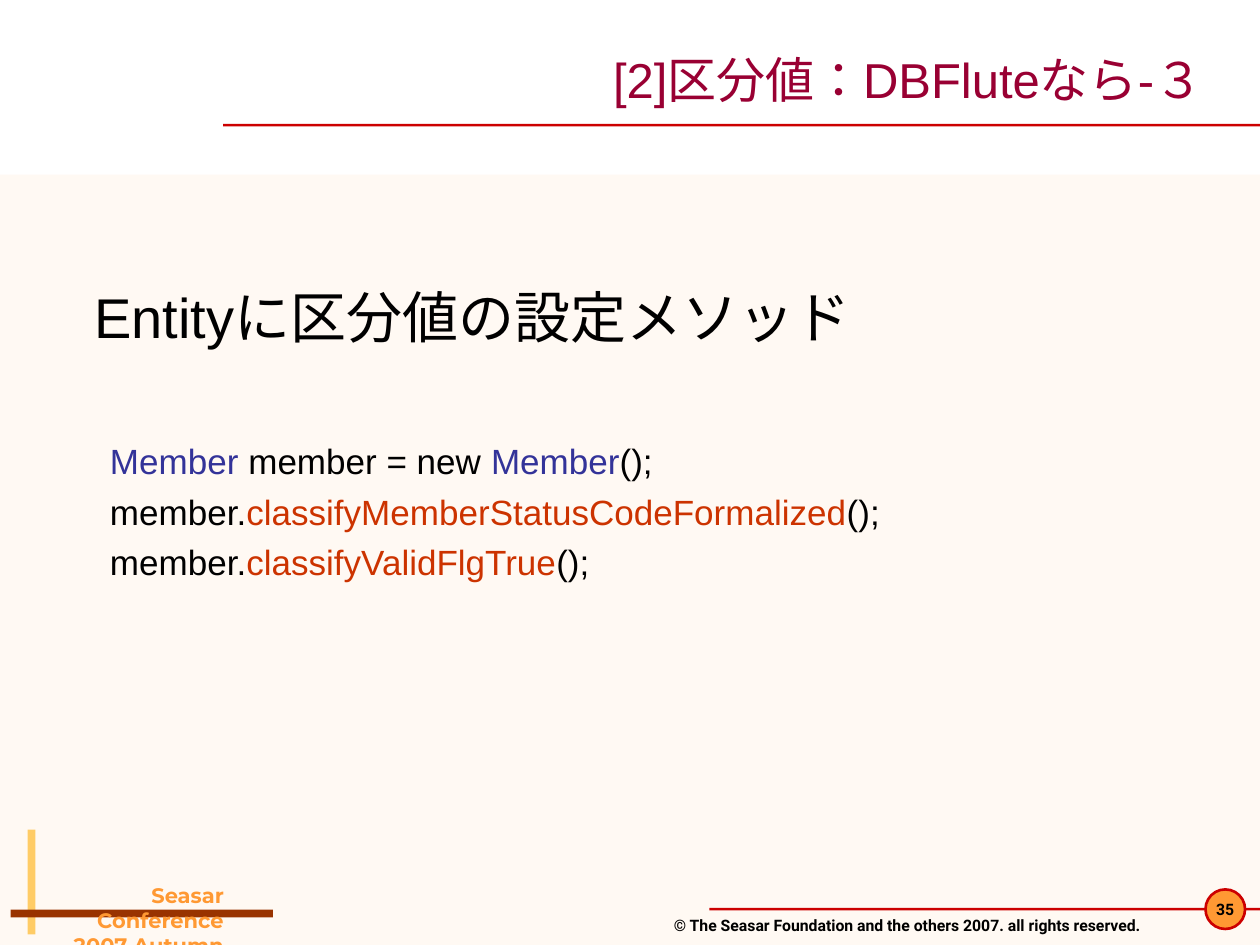
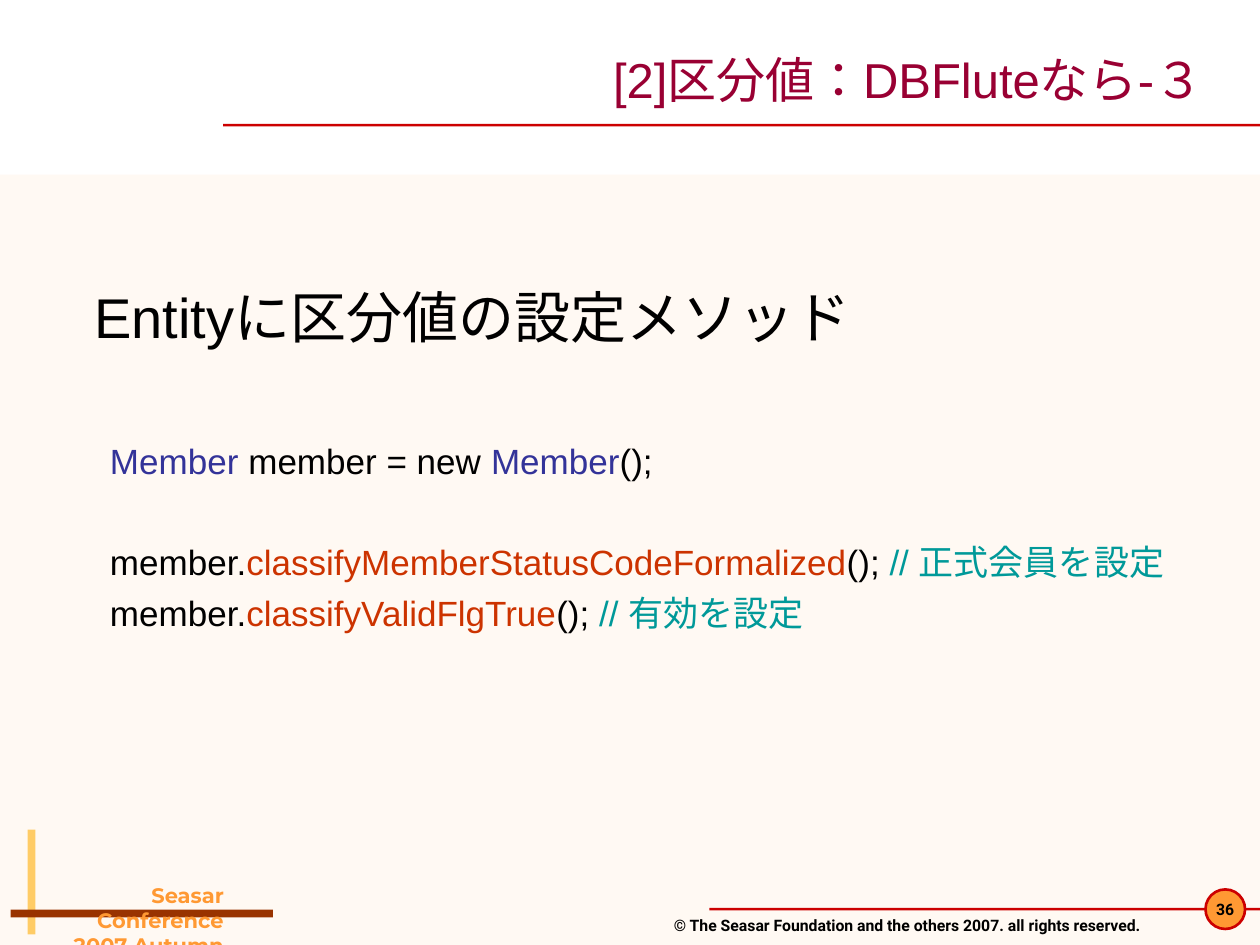
Before and after one commit to seasarorg/dbflute, a slide deck: slide 36 of dbflute/etc/doc/pres/sc2007a_2-DBFlute.ppt (slide 35 before the commit). Drawn at 1260x945 pixels with LibreOffice and Linux fonts; fonts in the diff are those of the drawing; background and template pictures are left out. Boxes give left, top, right and bottom in pixels: in the first picture for what was removed or moved away, otherwise in the second. Text is boxed around its words. In the diff, an @@ line names an element or a change of style, - is before the commit and + after.

```diff
--- a/dbflute/etc/doc/pres/sc2007a_2-DBFlute.ppt
+++ b/dbflute/etc/doc/pres/sc2007a_2-DBFlute.ppt
@@ text at (110, 545, 1164, 633): text changed @@
-  member.classifyMemberStatusCodeFormalized();
-  member.classifyValidFlgTrue();
+  member.classifyMemberStatusCodeFormalized(); // 正式会員を設定
+  member.classifyValidFlgTrue(); // 有効を設定
```
Also in this commit, not shown: 18 other slides changed, 3 slides added.
